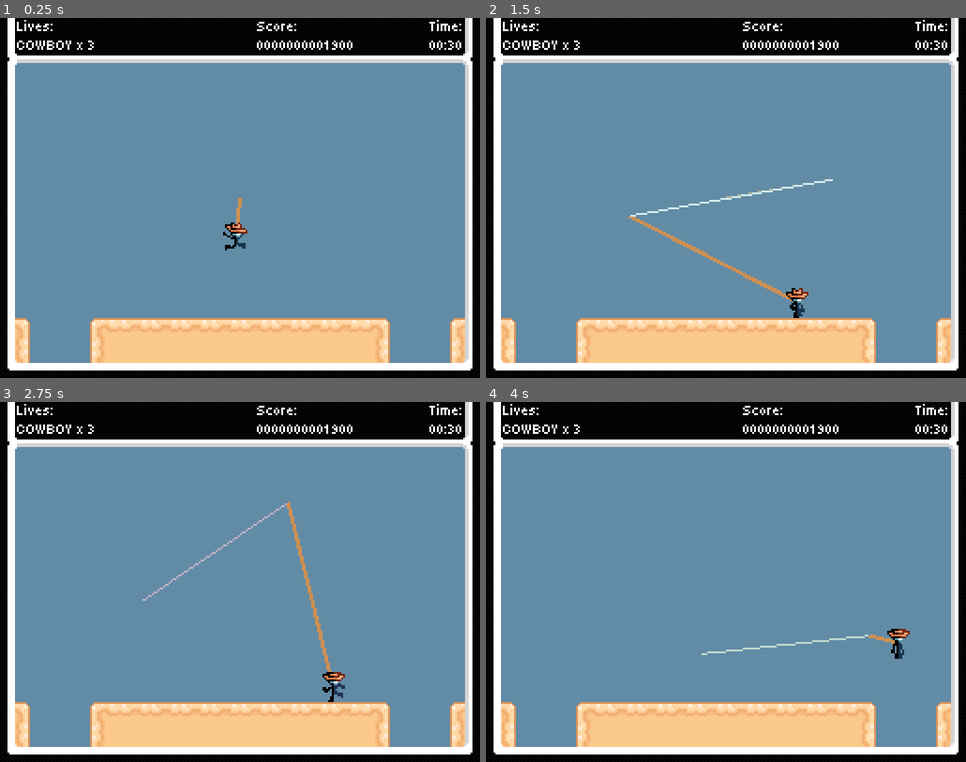
Above: before the commit, frames 1-4 (two rows, left to right).
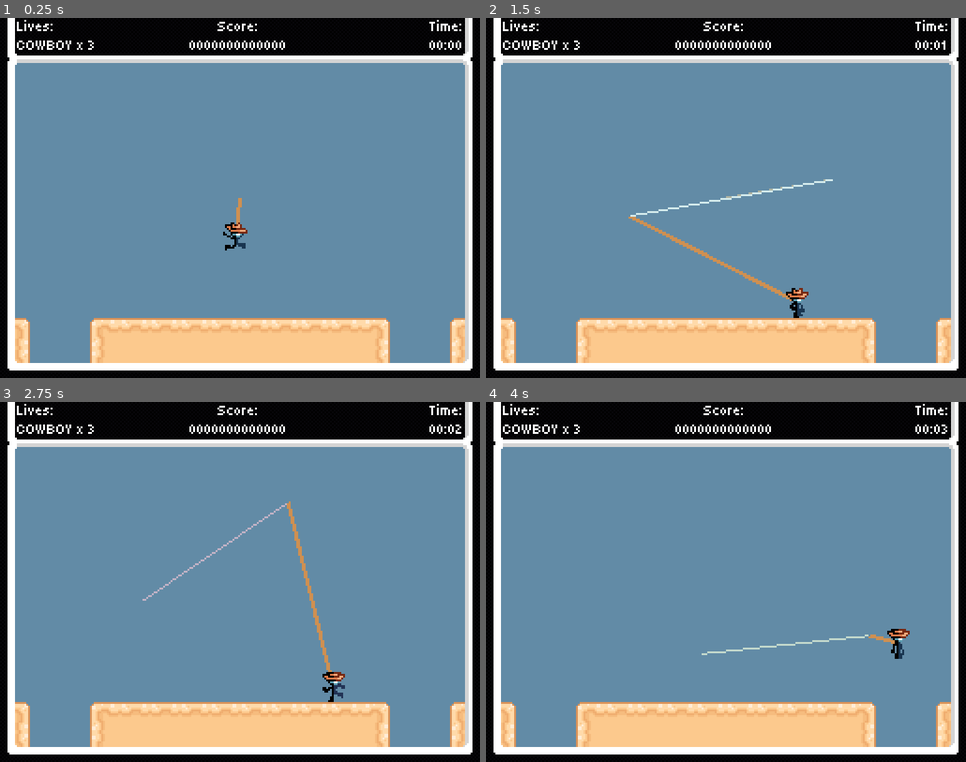
Above: after the commit, the same moments.

Repository: Jcodefox/GMTK-2025
Game: Godot game, scene res://scenes/topscenes/gameplay_topscene.tscn
Same seed, same stepped clock (60 frames per second), same inputs: the game is played once before the commit and once after it.
Inputs (mouse positions are in pixels of both pictures, inside the frame that each line leads up to):
- Up to frame 1 (0.25 s): no input
- Up to frame 2 (1.5 s): move the mouse to (831, 180) at 0.52 s; hold D (move_right) from 0.53 s (still down); tap Space (move_jump) at 0.77 s; move the mouse to (630, 216) at 1.27 s
- Up to frame 3 (2.75 s): tap Space (move_jump) at 1.52 s; move the mouse to (288, 502) at 2.02 s; release D (move_right) at 2.03 s; hold A (move_left) from 2.03 s (still down)
- Up to frame 4 (4 s): move the mouse to (702, 654) at 2.77 s; release A (move_left) at 2.78 s; hold D (move_right) from 2.78 s (still down); tap Space (move_jump) at 3.02, 3.77 s; move the mouse to (870, 636) at 3.52 s

The runs differ from the first frame. In frame 1, 0.4% of the frame differs, in the area x 39-95%, y 1-9%; in frame 2, 0.5%, in the area x 39-97%, y 1-9%; in frame 3, 0.5%; in frame 4, 0.5%.

Commit message:
Make scoreboard functional

Diff:
--- a/scenes/prefabs/hud.tscn
+++ b/scenes/prefabs/hud.tscn
@@ -1,6 +1,7 @@
-[gd_scene load_steps=2 format=3 uid="uid://des4eilq7pml8"]
+[gd_scene load_steps=3 format=3 uid="uid://des4eilq7pml8"]
 
 [ext_resource type="Theme" uid="uid://bk5ddumg2jusp" path="res://assets/style/text.tres" id="1_eo3kg"]
+[ext_resource type="Script" uid="uid://o4f3t1b6uml7" path="res://scripts/prefabs/hud.gd" id="1_ijk2n"]
 
 [node name="HUD" type="Control"]
 layout_mode = 3
@@ -8,33 +9,36 @@
 offset_left = 9.0
 offset_right = 247.0
 offset_bottom = 20.0
+script = ExtResource("1_ijk2n")
 
-[node name="Score" type="RichTextLabel" parent="."]
+[node name="HBoxContainer" type="HBoxContainer" parent="."]
+custom_minimum_size = Vector2(238, 20)
 layout_mode = 0
-offset_left = 128.0
-offset_right = 180.0
-offset_bottom = 20.0
-theme = ExtResource("1_eo3kg")
-bbcode_enabled = true
-text = "Score:
-0000000001900"
-
-[node name="Time" type="RichTextLabel" parent="."]
-layout_mode = 0
-offset_left = 186.0
 offset_right = 238.0
 offset_bottom = 20.0
-theme = ExtResource("1_eo3kg")
-bbcode_enabled = true
-text = "Time:
-00:30"
-horizontal_alignment = 2
 
-[node name="Lives" type="RichTextLabel" parent="."]
-layout_mode = 0
-offset_right = 52.0
-offset_bottom = 20.0
+[node name="Lives" type="RichTextLabel" parent="HBoxContainer"]
+layout_mode = 2
+size_flags_horizontal = 3
 theme = ExtResource("1_eo3kg")
 bbcode_enabled = true
 text = "Lives:
 COWBOY x 3"
+
+[node name="Score" type="RichTextLabel" parent="HBoxContainer"]
+layout_mode = 2
+size_flags_horizontal = 3
+theme = ExtResource("1_eo3kg")
+bbcode_enabled = true
+text = "Score:
+0000000000000"
+horizontal_alignment = 1
+
+[node name="Time" type="RichTextLabel" parent="HBoxContainer"]
+layout_mode = 2
+size_flags_horizontal = 3
+theme = ExtResource("1_eo3kg")
+bbcode_enabled = true
+text = "Time:
+00:00"
+horizontal_alignment = 2
--- a/scripts/autoloaded/general_globals.gd
+++ b/scripts/autoloaded/general_globals.gd
@@ -3,9 +3,14 @@
 var world_top_left: Vector2 = Vector2(8, 24)
 var world_bottom_right: Vector2 = Vector2(248, 184)
 
+var lives: int = 3
+var time_passed: float = 0
+var score: int = 0
+
 @onready var world_dimensions: Vector2 = (world_top_left - world_bottom_right).abs()
 
 func _process(delta):
+	time_passed += delta
 	if Input.is_action_just_pressed("fullscreen_toggle"):
 		if not DisplayServer.window_get_mode() == DisplayServer.WINDOW_MODE_FULLSCREEN:
 			DisplayServer.window_set_mode(DisplayServer.WINDOW_MODE_FULLSCREEN)
--- /dev/null
+++ b/scripts/prefabs/hud.gd
@@ -0,0 +1,6 @@
+extends Control
+
+func _process(delta: float) -> void:
+	$HBoxContainer/Lives.text = "Lives:\nCOWBOY x %d" % Globals.lives
+	$HBoxContainer/Score.text = "Score:\n%012d0" % Globals.score
+	$HBoxContainer/Time.text = "Time:\n%02d:%02d" % [int(Globals.time_passed/60),int(Globals.time_passed)%60]
Not shown, added: scripts/prefabs/hud.gd.uid
